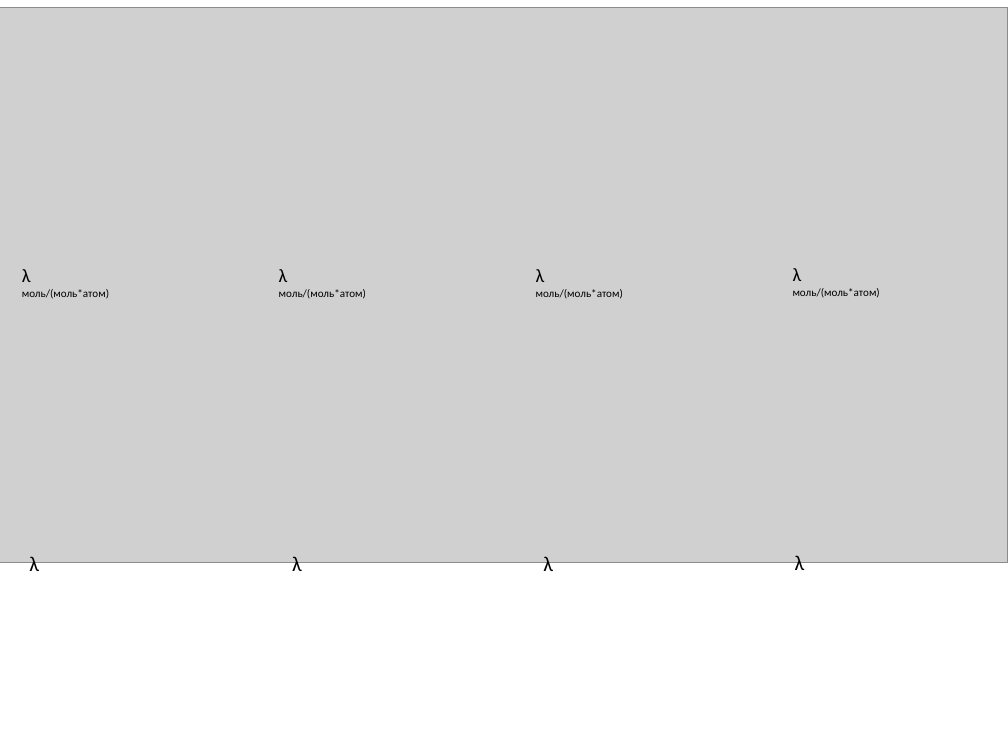
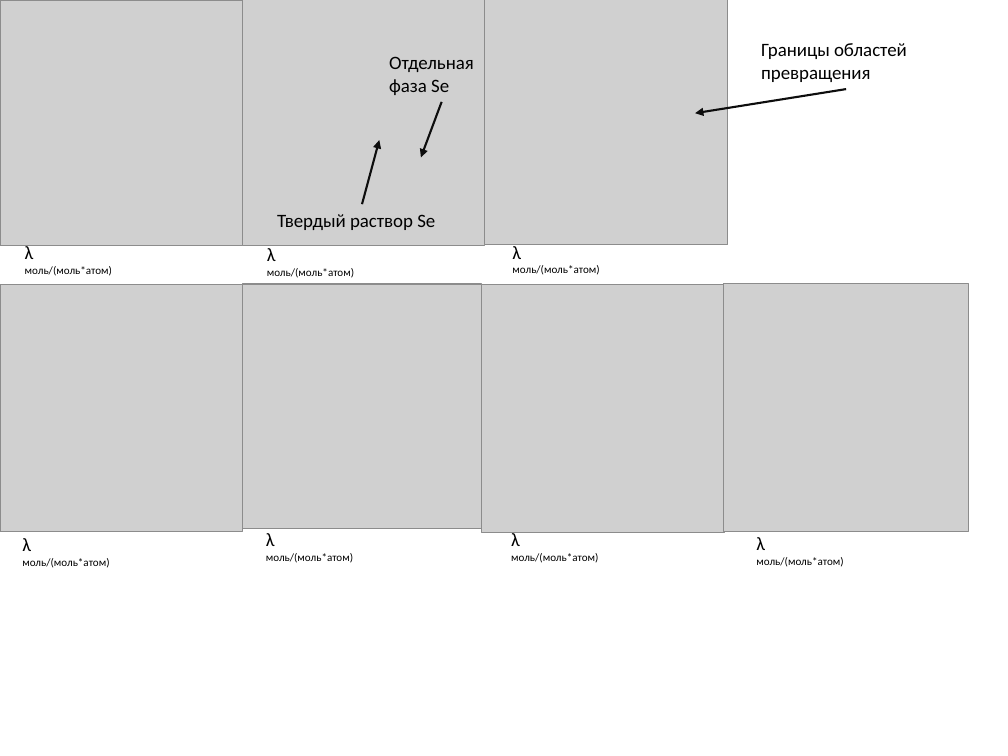
Before and after one commit to EnglishBeach/glass, a slide deck: slide 5 of Презентация.pptx (slide 4 before the commit). Drawn at 1008x756 pixels with LibreOffice and Linux fonts; fonts in the diff are those of the drawing; grey boxes stand for pictures. Boxes give left, top, right and bottom in pixels: in the first picture for what was removed or moved away, otherwise in the second. Text is boxed around its words. In the diff, an @@ line names an element or a change of style, - is before the commit and + after.

```diff
--- a/Презентация.pptx
+++ b/Презентация.pptx
@@ picture removed at (x1=0, y1=7, x2=1008, y2=562) @@
@@ picture added at (x1=0, y1=0, x2=242, y2=246) @@
@@ picture added at (x1=242, y1=0, x2=484, y2=246) @@
@@ picture added at (x1=484, y1=0, x2=728, y2=245) @@
@@ text added at (x1=389, y1=56, x2=474, y2=95), 13.5 pt, text #000000 @@
+Отдельная фаза Se
@@ text added at (x1=761, y1=43, x2=907, y2=82), 13.5 pt, text #000000 @@
+Границы областей превращения
@@ arrow added from (846, 89) to (696, 113), #0D0D0D 1.5 pt @@
@@ arrow added from (442, 102) to (421, 157), #0D0D0D 1.5 pt @@
@@ arrow added from (362, 205) to (379, 140), #0D0D0D 1.5 pt @@
@@ text "λ моль/(моль*атом)" moved from (x1=22, y1=269, x2=109, y2=299) to (x1=25, y1=244, x2=112, y2=276) @@
@@ text "λ моль/(моль*атом)" moved from (x1=279, y1=269, x2=366, y2=299) to (x1=267, y1=245, x2=354, y2=278) @@
@@ text added at (x1=277, y1=214, x2=435, y2=230), 13.5 pt, text #000000 @@
+Твердый раствор Se
@@ text "λ моль/(моль*атом)" moved from (x1=536, y1=269, x2=623, y2=299) to (x1=512, y1=243, x2=599, y2=275) @@
@@ picture added at (x1=0, y1=285, x2=242, y2=532) @@
@@ picture added at (x1=242, y1=284, x2=482, y2=528) @@
@@ picture added at (x1=482, y1=285, x2=725, y2=532) @@
@@ picture added at (x1=724, y1=284, x2=969, y2=531) @@
@@ text "λ моль/(моль*атом)" moved from (x1=793, y1=268, x2=880, y2=298) to (x1=22, y1=538, x2=109, y2=568) @@
@@ text added at (x1=266, y1=533, x2=353, y2=563), 7.9 pt, text #000000 @@
+λ
+моль/(моль*атом)
@@ text added at (x1=511, y1=530, x2=598, y2=563), 7.9 pt, text #000000 @@
+λ
+моль/(моль*атом)
@@ text added at (x1=756, y1=537, x2=843, y2=567), 7.9 pt, text #000000 @@
+λ
+моль/(моль*атом)
@@ text removed at (x1=29, y1=556, x2=39, y2=578) @@
-λ
@@ text removed at (x1=292, y1=556, x2=302, y2=578) @@
-λ
@@ text removed at (x1=543, y1=556, x2=553, y2=578) @@
-λ
@@ text removed at (x1=795, y1=555, x2=805, y2=577) @@
-λ
```
Also in this commit, not shown: 3 other slides changed, 3 slides added, 4 other files.
